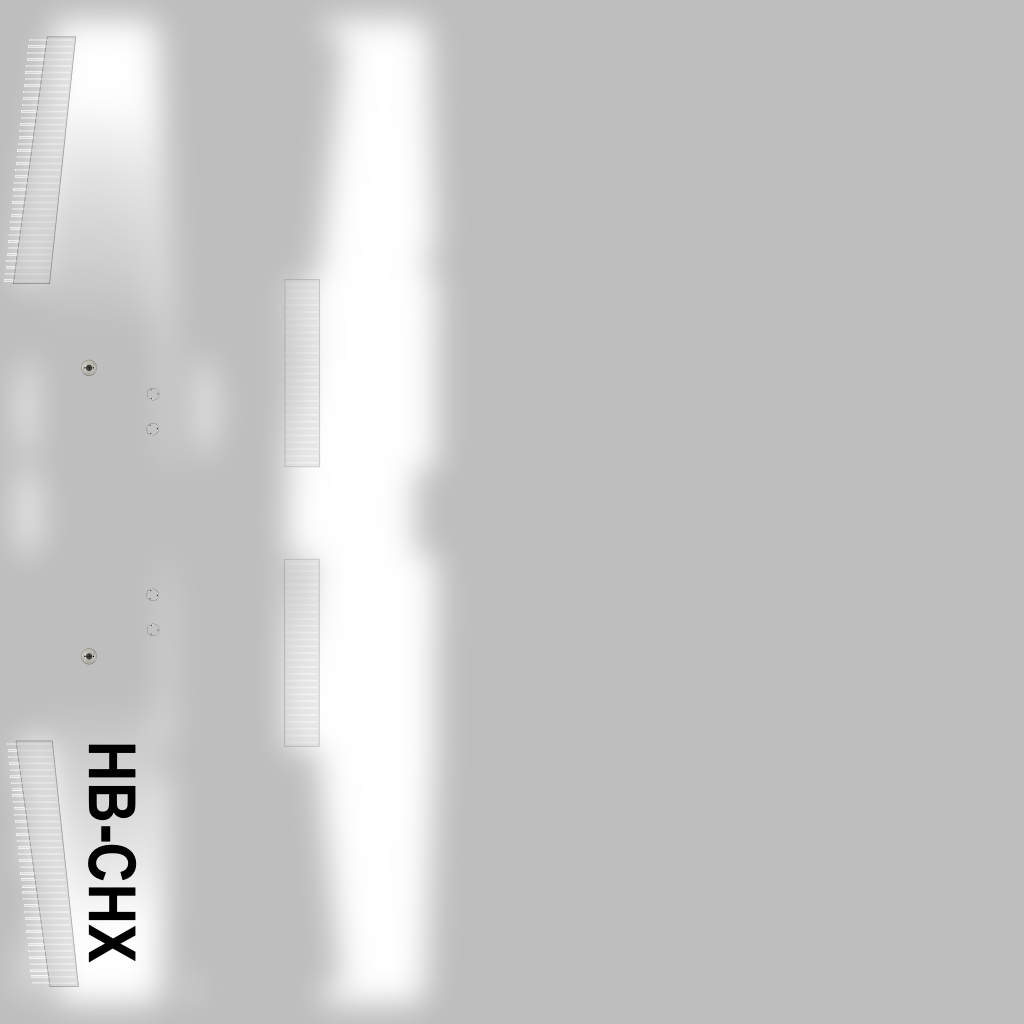
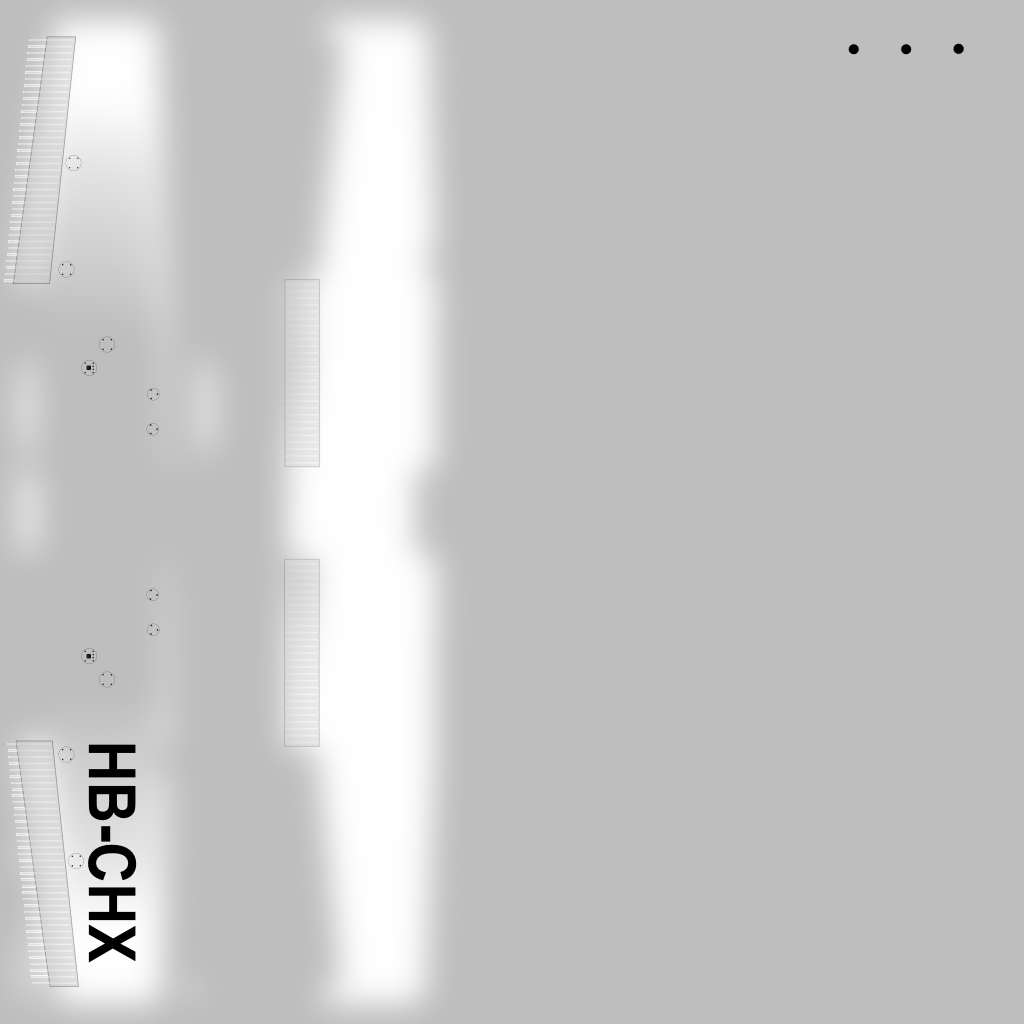
The second 1024×1024 image is a revision of the first. Changes to its layers:
painted on "Clipboard" over [58, 43, 965, 869]
